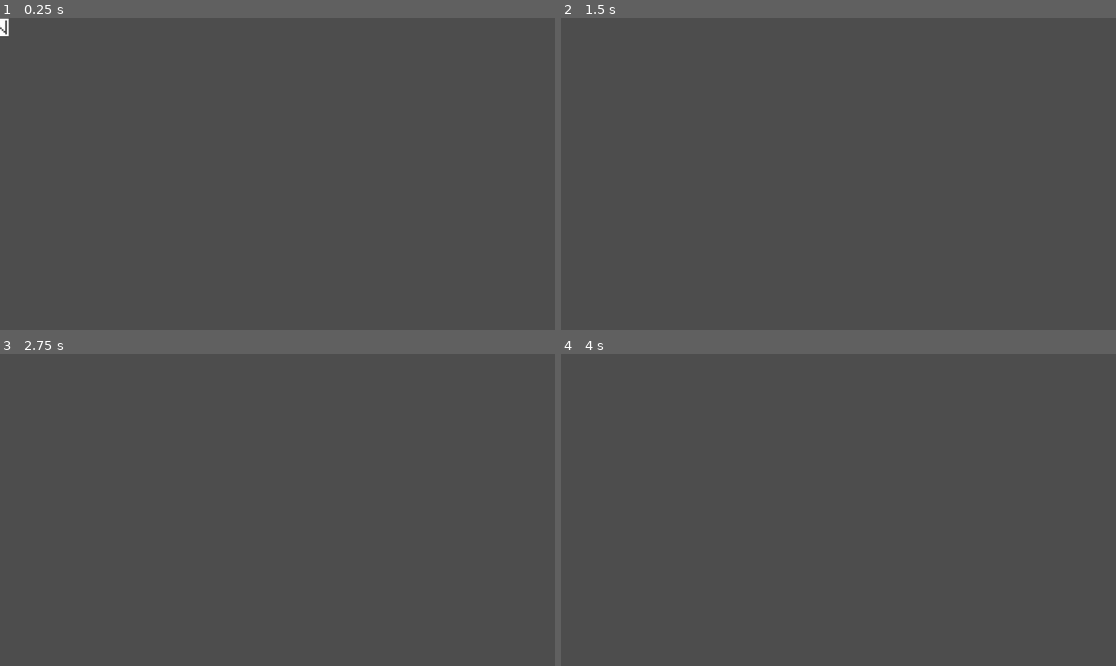
Above: before the commit, frames 1-4 (two rows, left to right).
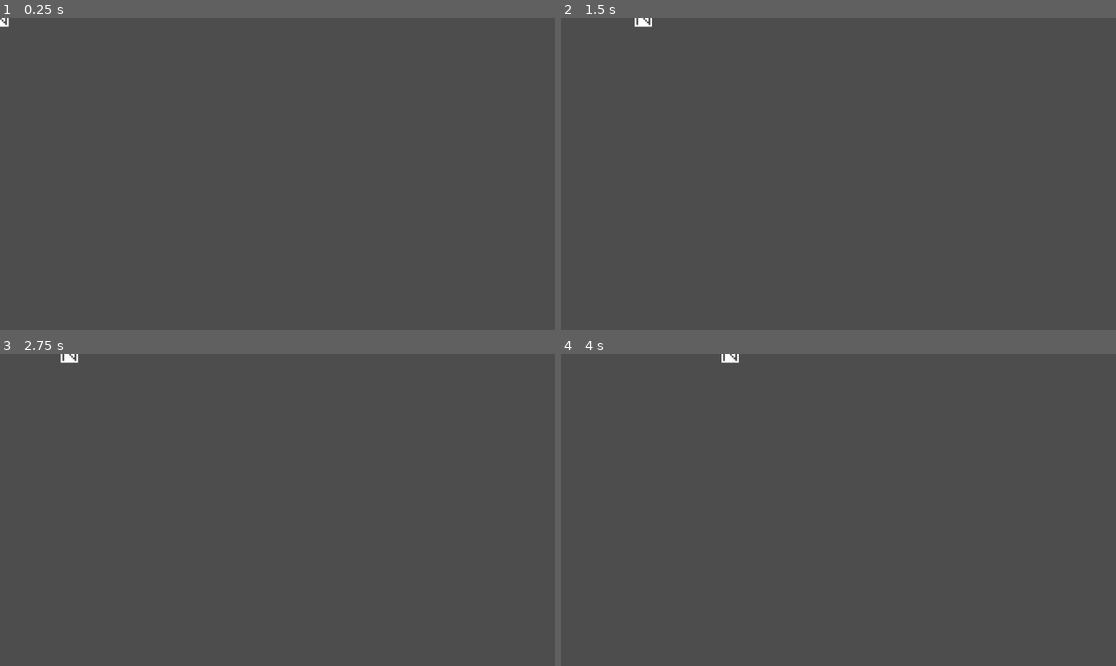
Above: after the commit, the same moments.

Repository: lindenhutchinson/GameJam
Game: Godot game, scene res://MainScenes/main.tscn
The game is run twice, just before and just after one commit, with the same random seed, the same clock (stepped at 60 frames per second) and the same inputs. The project has no main scene, so this scene is started directly.
Inputs:
- Up to frame 1 (0.25 s): no input
- Up to frame 2 (1.5 s): tap Enter (ui_accept) at 0.5, 0.6, 0.77, 1.07, 1.35 s; hold Right (ui_right) from 0.53 s (still down)
- Up to frame 3 (2.75 s): tap Enter (ui_accept) at 1.52, 1.82, 2.1 s; release Right (ui_right) at 2.03 s; hold Left (ui_left) from 2.03 s (still down)
- Up to frame 4 (4 s): release Left (ui_left) at 2.78 s; hold Right (ui_right) from 2.78 s (still down); tap Enter (ui_accept) at 2.85, 3.02, 3.32, 3.6, 3.77 s

The runs differ from the first frame. In frame 1, less than 0.1% of the frame differs, in the area x 0-2%, y 0-6%; in frame 2, less than 0.1%; in frame 3, less than 0.1%, in the area x 10-15%, y 0-3%; in frame 4, less than 0.1%.

Commit message:
Update player.gd

Diff:
--- a/PracticeGame/ProjectFolder/Nodes/Player/player.gd
+++ b/PracticeGame/ProjectFolder/Nodes/Player/player.gd
@@ -2,27 +2,16 @@
 
 
 const SPEED = 300.0
-const JUMP_VELOCITY = -400.0
 
-# Get the gravity from the project settings to be synced with RigidBody nodes.
-var gravity = ProjectSettings.get_setting("physics/2d/default_gravity")
+func _physics_process(delta):
+
+	var xDir = Input.get_axis("ui_left", "ui_right")
+	var yDir = Input.get_axis("ui_up", "ui_down")
+	var directions = Vector2(xDir,yDir)
+	if directions:
+		velocity = directions * SPEED
+	else:
+		velocity = velocity.move_toward(Vector2(0,0), SPEED)
 
 
-func _physics_process(delta):
-	# Add the gravity.
-	if not is_on_floor():
-		velocity.y += gravity * delta
-
-	# Handle jump.
-	if Input.is_action_just_pressed("ui_accept") and is_on_floor():
-		velocity.y = JUMP_VELOCITY
-
-	# Get the input direction and handle the movement/deceleration.
-	# As good practice, you should replace UI actions with custom gameplay actions.
-	var direction = Input.get_axis("ui_left", "ui_right")
-	if direction:
-		velocity.x = direction * SPEED
-	else:
-		velocity.x = move_toward(velocity.x, 0, SPEED)
-
 	move_and_slide()
